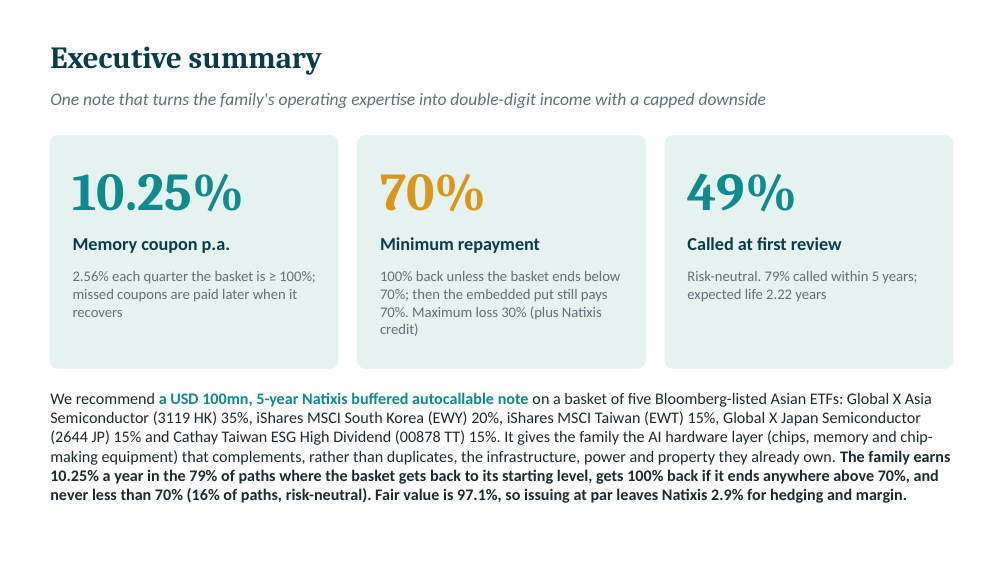
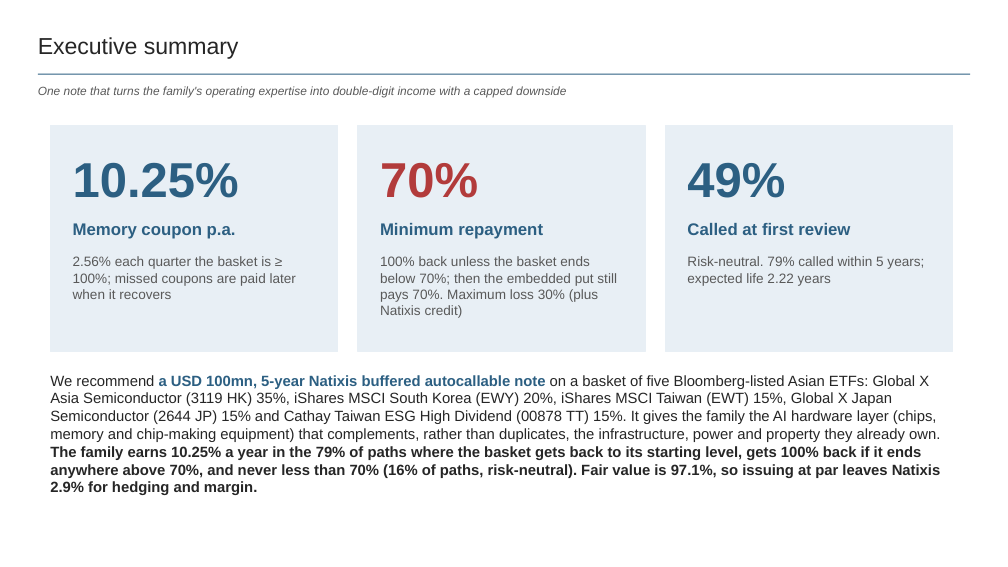
Before and after one commit to benjaminlhl/natixis-case-comp, a slide deck: slide 3 of deck/Asian-Digital-Autocallable-Note.pptx. Drawn at 1008x567 pixels with LibreOffice and Linux fonts; fonts in the diff are those of the drawing. Boxes give left, top, right and bottom in pixels: in the first picture for what was removed or moved away, otherwise in the second. Text is boxed around its words. In the diff, an @@ line names an element or a change of style, - is before the commit and + after.

```diff
--- a/deck/Asian-Digital-Autocallable-Note.pptx
+++ b/deck/Asian-Digital-Autocallable-Note.pptx
@@ text "Executive summary": place and size @@
-text "Executive summary" at bbox=[50, 46, 322, 75]
+text "Executive summary" at bbox=[38, 37, 239, 59]
@@ text "Executive summary" at bbox=[38, 37, 239, 59]: size 22 to 16.5 pt, font Cambria to Arial, text colour #0B3C49 to #262626, bold off @@
@@ text "One note that turns the ...": place and size @@
-text "One note that turns the ..." at bbox=[50, 93, 766, 108]
+text "One note that turns the ..." at bbox=[38, 86, 566, 98]
@@ text "One note that turns the ..." at bbox=[38, 86, 566, 98]: size 12.5 to 8.5 pt, font Calibri to Arial, text colour #5F7176 to #595959 @@
@@ line added from (38, 74) to (970, 74), #2C5F82 0.75 pt @@
@@ rounded rectangle removed at bbox=[50, 136, 338, 368] @@
@@ rectangle added at bbox=[50, 126, 338, 352], fill #E8EFF5, outline #E8EFF5 1 pt @@
@@ text "10.25%" at bbox=[73, 163, 239, 198]: size 38 to 35 pt, font Cambria to Arial, text colour #0F8B8D to #2C5F82 @@
@@ rounded rectangle removed at bbox=[358, 136, 645, 368] @@
@@ rectangle added at bbox=[358, 126, 645, 352], fill #E8EFF5, outline #E8EFF5 1 pt @@
@@ text "70%" at bbox=[380, 163, 478, 198]: size 38 to 35 pt, font Cambria to Arial, text colour #D9961A to #B23B3B @@
@@ rounded rectangle removed at bbox=[665, 136, 953, 368] @@
@@ rectangle added at bbox=[665, 126, 953, 352], fill #E8EFF5, outline #E8EFF5 1 pt @@
@@ 3 texts: place and size @@
-3 texts at bbox=[73, 174, 797, 212]
+3 texts at bbox=[73, 163, 785, 198]
@@ text "49%" at bbox=[687, 163, 785, 198]: size 38 to 35 pt, font Cambria to Arial, text colour #0F8B8D to #2C5F82 @@
@@ size 13 to 12 pt, font Calibri to Arial, text colour #0B3C49 to #2C5F82 in 3 elements at bbox=[73, 223, 236, 239], bbox=[380, 223, 543, 239], bbox=[687, 223, 850, 235] @@
@@ size 10.5 to 9.7 pt, font Calibri to Arial, text colour #5F7176 to #595959 in 3 elements at bbox=[73, 256, 296, 299], bbox=[380, 256, 617, 318], bbox=[687, 256, 924, 286] @@
@@ 7 texts: place and size @@
-7 texts at bbox=[50, 237, 951, 503]
+7 texts at bbox=[50, 223, 941, 495]
@@ text "We recommend a USD 100mn, ..." at bbox=[50, 375, 941, 495]: size 11.5 to 10.6 pt, font Calibri to Arial, text colour #1D2B30 to #262626; text colour #0F8B8D to #2C5F82 in "a USD 100mn, 5-year Natixis buffered autocallable ..." @@
```
Also in this commit, not shown: 15 other slides changed, 4 other files.
